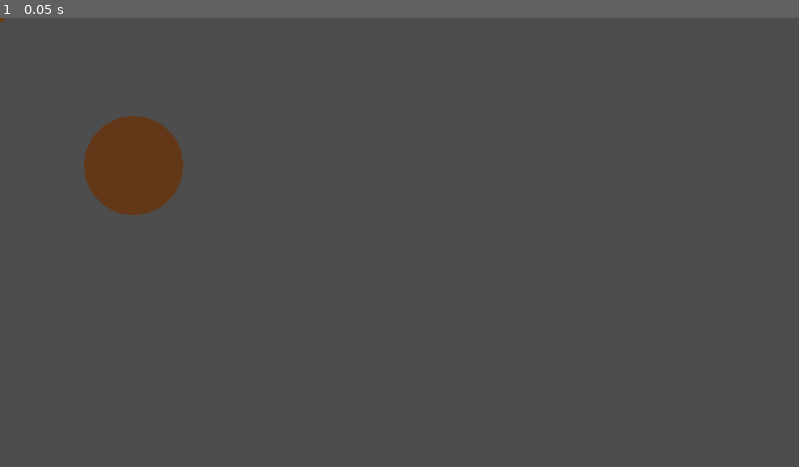
Above: before the commit, frame 1.
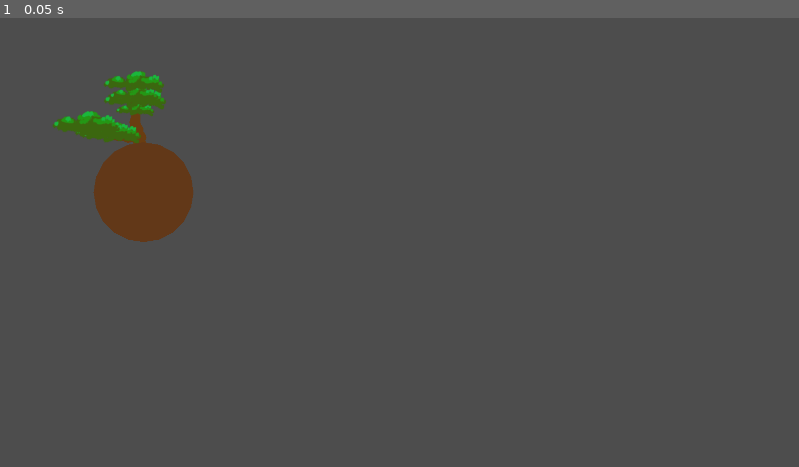
Above: after the commit, the same moment.

Repository: Fanny-Pack-Studios/medialunas-ggj23
Game: Godot game, scene res://src/Trimmer.tscn
Two runs of this game, one before a commit and one after it. Both use one fixed random seed, a clock stepped at 60 frames per second and the inputs below.
Inputs:
- Up to frame 1 (0.05 s): no input

The runs differ from the first frame. In frame 1, 2.3% of the frame differs, in the area x 0-25%, y 0-50%.

Commit message:
Volver a la otra solucion para que ande el bonsai

Diff:
--- a/bonsai-shop/src/Mata.gd
+++ b/bonsai-shop/src/Mata.gd
@@ -4,21 +4,14 @@
 const CENTER_OFFSET := .9
 const ANGLES := 20
 
-var geo_center: Vector2
-
 
 func _ready():
-	geo_center = global_position
-	global_position = Vector2.ZERO
 	generate_points()
 
 
 func generate_points():
 	var points := PackedVector2Array()
-	var center := (
-		geo_center
-		+ Vector2(0, MIN_DISTANCE * CENTER_OFFSET)
-	)
+	var center := Vector2(0, MIN_DISTANCE * CENTER_OFFSET)
 	for i in ANGLES:
 		var point_offset := Vector2(MIN_DISTANCE, 0).rotated(
 			i * 2 * PI / ANGLES
@@ -28,8 +21,22 @@
 
 
 func cut(new_polygon: PackedVector2Array):
-	var results = Geometry2D.clip_polygons(polygon, new_polygon)
+	var results = Geometry2D.clip_polygons(get_points(), new_polygon)
 	for result in results:
-		if Geometry2D.is_point_in_polygon(geo_center, result):
-			polygon = result
+		if Geometry2D.is_point_in_polygon(global_position, result):
+			set_points(result)
 			return
+
+
+func get_points() -> PackedVector2Array:
+	var new_points := PackedVector2Array()
+	for point in polygon:
+		new_points.append(to_global(point))
+	return new_points
+
+
+func set_points(new_points: PackedVector2Array):
+	var points := PackedVector2Array()
+	for point in new_points:
+		points.append(to_local(point))
+	polygon = points
--- a/bonsai-shop/src/Mata.tscn
+++ b/bonsai-shop/src/Mata.tscn
@@ -9,4 +9,3 @@
 script = ExtResource("1_ay4dq")
 
 [node name="Bonsai" parent="." instance=ExtResource("2_5brly")]
-y_sort_enabled = false
--- a/bonsai-shop/src/Trimmer.tscn
+++ b/bonsai-shop/src/Trimmer.tscn
@@ -9,4 +9,4 @@
 cutter_scene = ExtResource("2_v0eyp")
 
 [node name="Mata" parent="." instance=ExtResource("3_4yi4j")]
-position = Vector2(321, 247)
+position = Vector2(345, 311)
